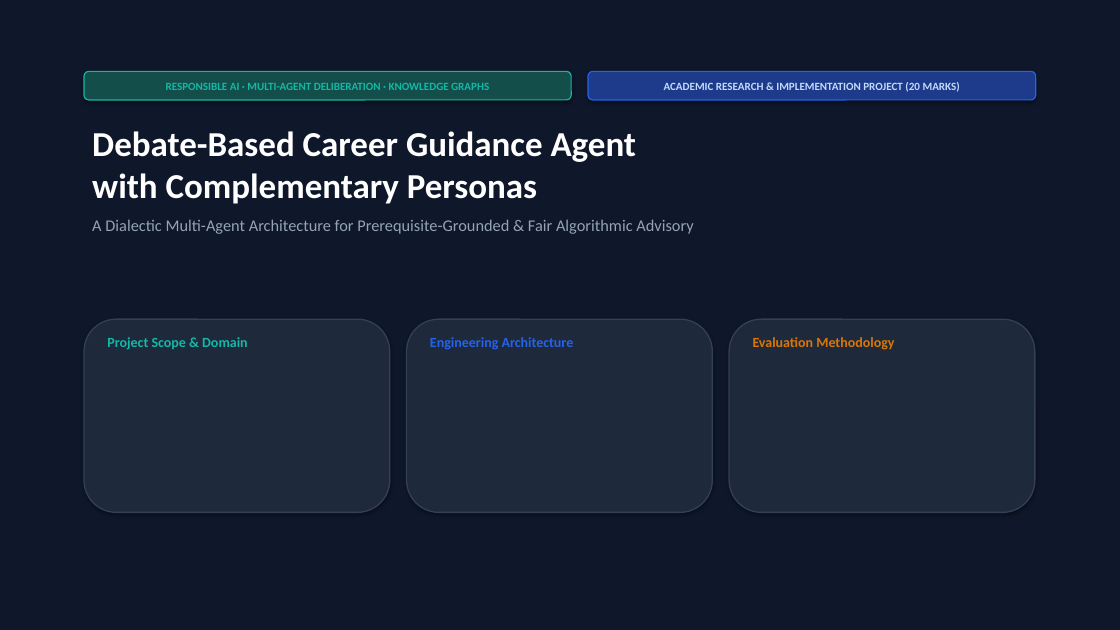
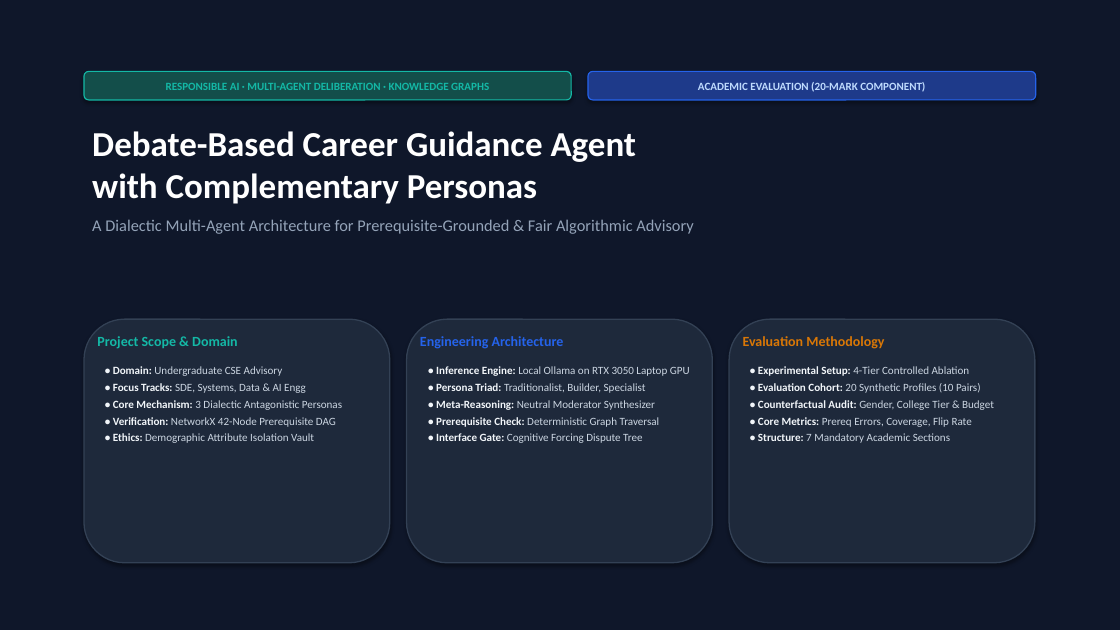
Before and after one commit to parth2024-tech/rai-project, a slide deck: slide 1 of Final_Presentation.pptx. Drawn at 1120x630 pixels with LibreOffice and Linux fonts; fonts in the diff are those of the drawing. Boxes give left, top, right and bottom in pixels: in the first picture for what was removed or moved away, otherwise in the second. Text is boxed around its words. In the diff, an @@ line names an element or a change of style, - is before the commit and + after.

Commit message:
style(presentation): refine slide 1 typography and slide 10 DAG card spacing

```diff
--- a/Final_Presentation.pptx
+++ b/Final_Presentation.pptx
@@ text in rounded rectangle at (x1=698, y1=82, x2=925, y2=92): text changed @@
-ACADEMIC RESEARCH & IMPLEMENTATION PROJECT (20 MARKS)
+ACADEMIC EVALUATION (20-MARK COMPONENT)
@@ rounded rectangle resized from (x1=84, y1=319, x2=390, y2=513) to (x1=84, y1=319, x2=390, y2=563) @@
@@ rounded rectangle resized from (x1=407, y1=319, x2=712, y2=513) to (x1=407, y1=319, x2=712, y2=563) @@
@@ rounded rectangle resized from (x1=729, y1=319, x2=1035, y2=513) to (x1=729, y1=319, x2=1035, y2=563) @@
@@ text "Project Scope & Domain" moved from (x1=107, y1=337, x2=248, y2=350) to (x1=97, y1=336, x2=238, y2=349) @@
@@ text "Engineering Architecture" moved from (x1=430, y1=337, x2=574, y2=350) to (x1=420, y1=336, x2=564, y2=349) @@
@@ text "Evaluation Methodology" moved from (x1=753, y1=337, x2=894, y2=350) to (x1=743, y1=336, x2=884, y2=349) @@
@@ text added at (x1=113, y1=366, x2=342, y2=443), 9.5 pt, text #CBD5E1 @@
+• Domain: Undergraduate CSE Advisory
+• Focus Tracks: SDE, Systems, Data & AI Engg
+• Core Mechanism: 3 Dialectic Antagonistic Personas
+• Verification: NetworkX 42-Node Prerequisite DAG
+• Ethics: Demographic Attribute Isolation Vault
@@ text added at (x1=436, y1=366, x2=690, y2=443), 9.5 pt, text #CBD5E1 @@
+• Inference Engine: Local Ollama on RTX 3050 Laptop GPU
+• Persona Triad: Traditionalist, Builder, Specialist
+• Meta-Reasoning: Neutral Moderator Synthesizer
+• Prerequisite Check: Deterministic Graph Traversal
+• Interface Gate: Cognitive Forcing Dispute Tree
@@ text added at (x1=758, y1=366, x2=994, y2=443), 9.5 pt, text #CBD5E1 @@
+• Experimental Setup: 4-Tier Controlled Ablation
+• Evaluation Cohort: 20 Synthetic Profiles (10 Pairs)
+• Counterfactual Audit: Gender, College Tier & Budget
+• Core Metrics: Prereq Errors, Coverage, Flip Rate
+• Structure: 7 Mandatory Academic Sections
```
Also in this commit, not shown: 12 other slides changed, 5 slides added, 5 slides removed, 2 other files.
